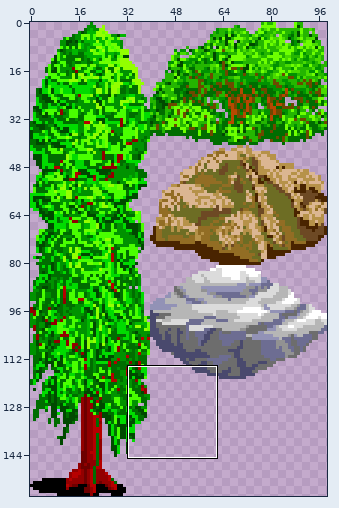
A sprite sheet gets an edit: demos/threedee/assets/texture.png. Above, an overview of the earlier version with the close-up marked.
Close-up. First the earlier version:
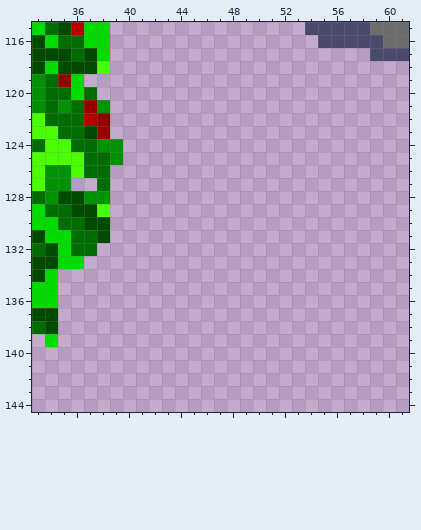
The file is 99x158 pixels. Shown: x 33..61, y 115..144. The commit also changed other parts of the picture, which this record leaves out.
After the commit:
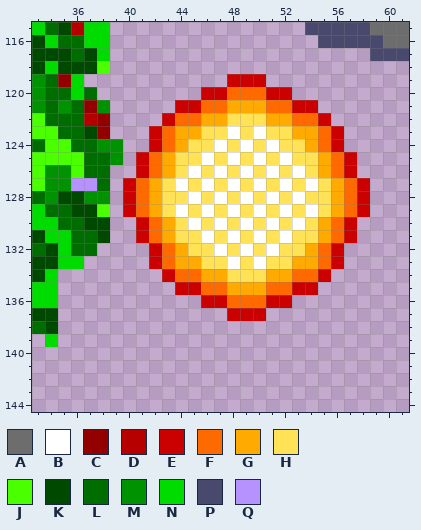
Palette (. is transparent): A #6d6d6d  B #ffffff  C #920000  D #b60000  E #cb0000  F #ff6a00  G #ffaa00  H #ffe256  J #49ff00  K #004900  L #006d00  M #009200  N #00db00  P #49496d  Q #b692ff
What changed:
Colour B is added in row 123 at x 48 and 50; in row 124 at x 47, 49 and 51; in row 125 at x 46, 48, 50 and 52; in row 126 at x 45, 47, 49, 51 and 53; in row 127 at x 44, 46, 48, 50, 52 and 54; in row 128 at x 45, 47, 49, 51 and 53.
Colour B is added in row 129 at x 44, 46, 48, 50, 52 and 54; in row 130 at x 45, 47, 49, 51 and 53; in row 131 at x 46, 48, 50 and 52; in row 132 at x 47, 49 and 51; in row 133 at x 48 and 50.
Colour E is added in row 119 at x 48 to 50; in row 120 at x 46 to 47 and 51 to 52; in row 121 at x 44 to 45 and 53 to 54; in row 122 at x 43 and 55; in rows 123 to 124 at x 42 and 56; in rows 125 to 126 at x 41 and 57.
Colour E is added in rows 127 to 129 at x 40 and 58; in rows 130 to 131 at x 41 and 57; in rows 132 to 133 at x 42 and 56; in row 134 at x 43 and 55; in row 135 at x 44 to 45 and 53 to 54; in row 136 at x 46 to 47 and 51 to 52.
Colour E is added in row 137 at x 48 to 50.
Colour F is added in row 120 at x 48 to 50; in row 121 at x 46 to 47 and 51 to 52; in row 122 at x 44 to 45 and 53 to 54; in rows 123 to 124 at x 43 and 55; in rows 125 to 126 at x 42 and 56; in rows 127 to 129 at x 41 and 57.
Colour F is added in rows 130 to 131 at x 42 and 56; in rows 132 to 133 at x 43 and 55; in row 134 at x 44 to 45 and 53 to 54; in row 135 at x 46 to 47 and 51 to 52; in row 136 at x 48 to 50.
Colour G is added in row 121 at x 48 to 50; in row 122 at x 46 to 47 and 51 to 52; in row 123 at x 44 to 45 and 53 to 54; in row 124 at x 44 and 54; in rows 125 to 126 at x 43 and 55; in rows 127 to 129 at x 42 and 56.
Colour G is added in rows 130 to 131 at x 43 and 55; in row 132 at x 44 and 54; in row 133 at x 44 to 45 and 53 to 54; in row 134 at x 46 to 47 and 51 to 52; in row 135 at x 48 to 50.
Colour H is added in row 122 at x 48 to 50; in row 123 at x 46 to 47, 49 and 51 to 52; in row 124 at x 45 to 46, 48, 50 and 52 to 53; in row 125 at x 44 to 45, 47, 49, 51 and 53 to 54; in row 126 at x 44, 46, 48, 50, 52 and 54; in row 127 at x 43, 45, 47, 49, 51, 53 and 55.
Colour H is added in row 128 at x 43 to 44, 46, 48, 50, 52 and 54 to 55; in row 129 at x 43, 45, 47, 49, 51, 53 and 55; in row 130 at x 44, 46, 48, 50, 52 and 54; in row 131 at x 44 to 45, 47, 49, 51 and 53 to 54; in row 132 at x 45 to 46, 48, 50 and 52 to 53; in row 133 at x 46 to 47, 49 and 51 to 52.
Colour H is added in row 134 at x 48 to 50.
Colour Q is added in row 127 at x 36 to 37.
